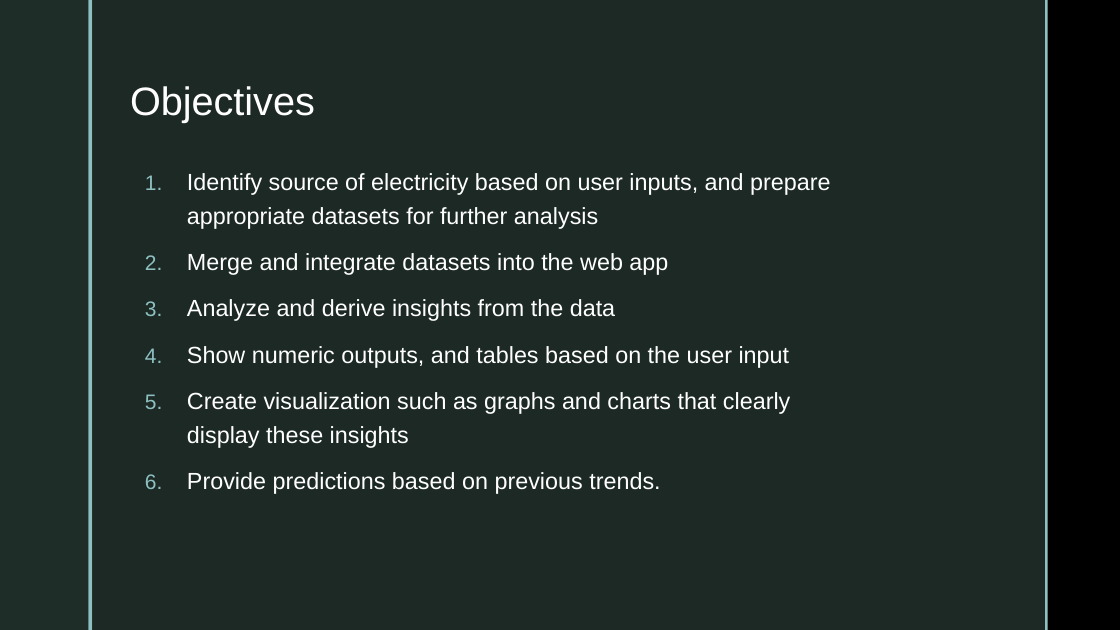
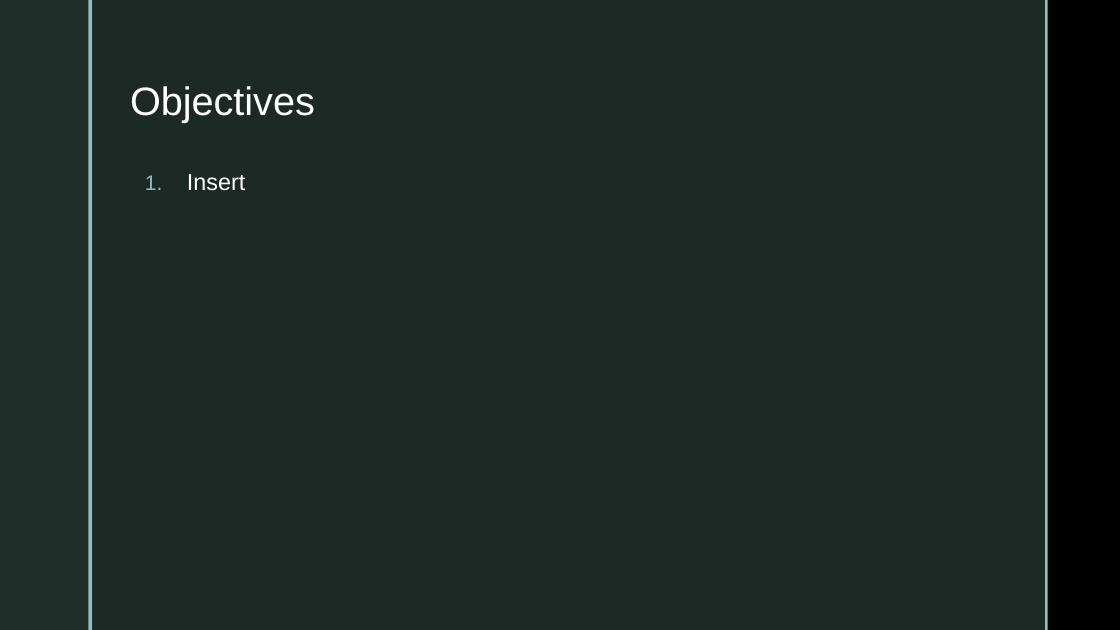
Before and after one commit to FelipeRestrepo101/ResponsibleAI, a slide deck: slide 19 of Presentations/ResponsibleAIPresentationV2.pptx (slide 13 before the commit). Drawn at 1120x630 pixels with LibreOffice and Linux fonts; fonts in the diff are those of the drawing; background and template pictures are left out. Boxes give left, top, right and bottom in pixels: in the first picture for what was removed or moved away, otherwise in the second. Text is boxed around its words. In the diff, an @@ line names an element or a change of style, - is before the commit and + after.

```diff
--- a/Presentations/ResponsibleAIPresentationV2.pptx
+++ b/Presentations/ResponsibleAIPresentationV2.pptx
@@ text at box(187, 174, 245, 191): text changed @@
-1. Identify source of electricity based on user inputs, and prepare appropriate datasets for further analysis
-2. Merge and integrate datasets into the web app
-3. Analyze and derive insights from the data
-4. Show numeric outputs, and tables based on the user input
-5. Create visualization such as graphs and charts that clearly display these insights
-6. Provide predictions based on previous trends.
+1. Insert
```
Also in this commit, not shown: 8 other slides changed, 9 slides added, 4 slides removed, 9 other files.
